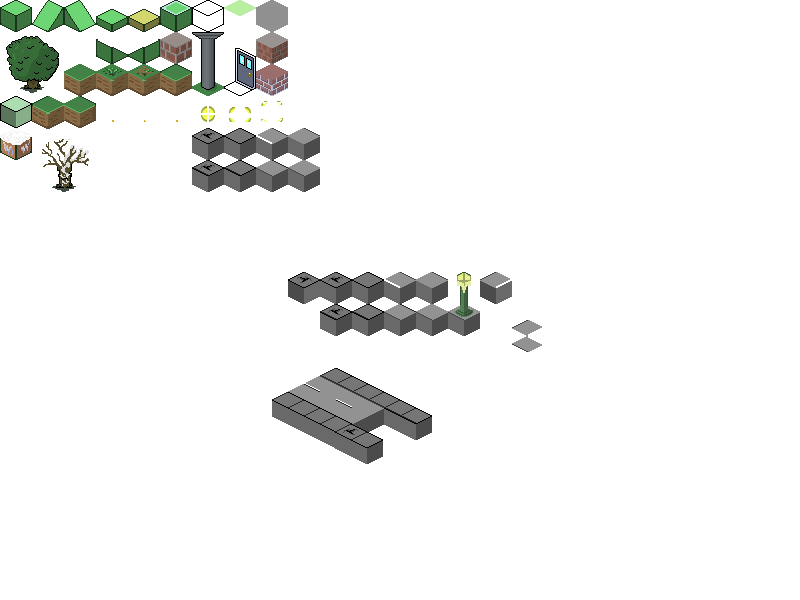
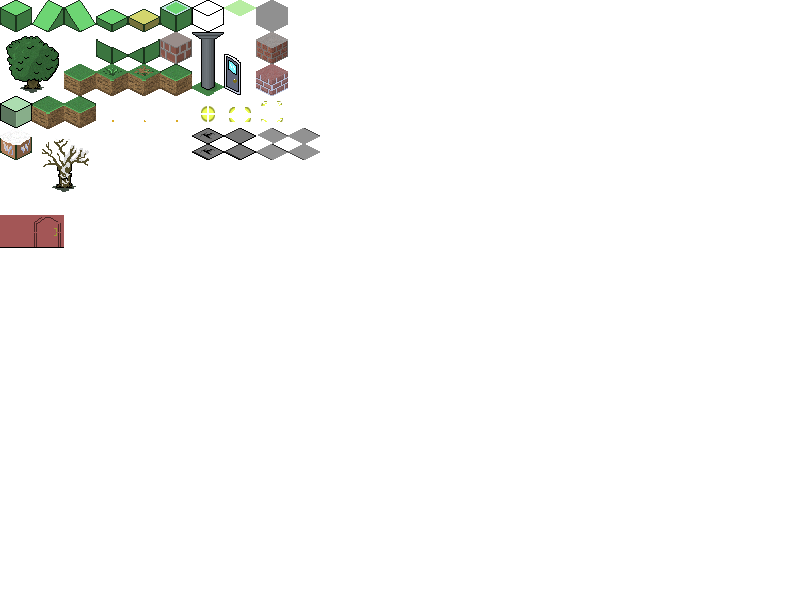
The second (800, 600) image is a revision of the first. Changes to its layers:
removed layer "Pasted Layer" over (512, 336, 542, 352)
hid "testing" over (272, 272, 542, 464)
painted on "Tiles" over (0, 32, 320, 248)
